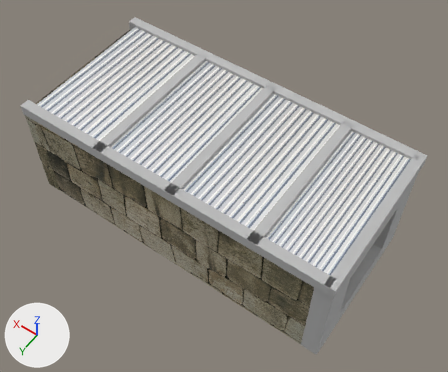
The OBJ model ProyectoFinal/Models/Capibaras/caseta/CasaDescanso.obj: old version first, new version second.
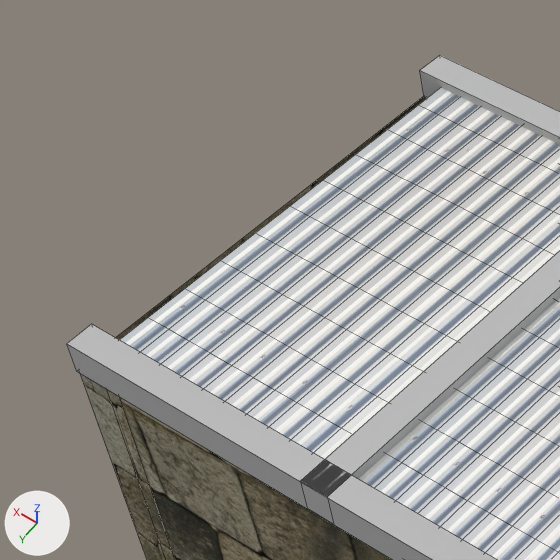
Each version appears first whole from a 50 mm lens placed at (-5.2, 16.72, 11.97), pointed at (-0.25, 9.79, 1.09), and next in a close-up on the part from 0% to 38% of the width and 0% to 46% of the height. Every picture has the same lights, and +X, +Y and +Z are marked at lower left. The close-ups show mesh edges as thin lines. Where no turn or scale is listed for an object, it has been applied to the vertices. Vertices at the same position are counted once.

The first close-up shows 'CasaDescanso'.
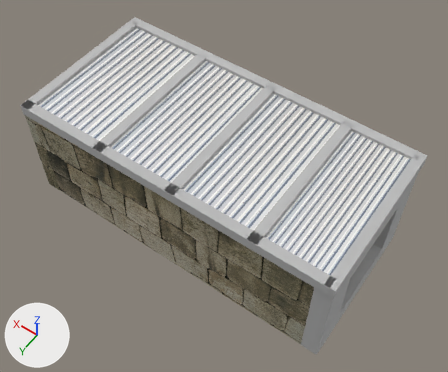
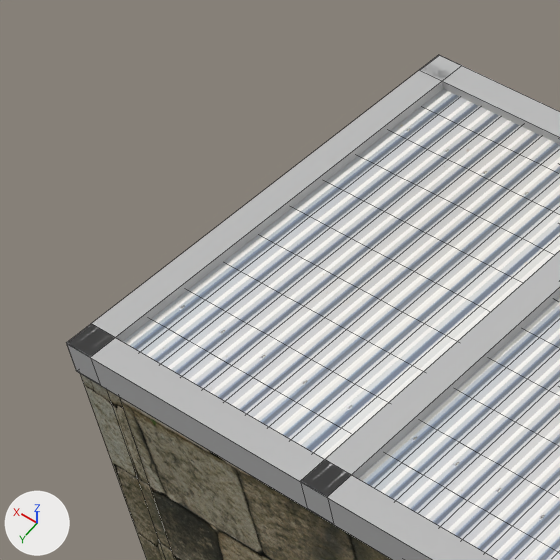
The change in detail:
me_casadescanso is used by ob_casadescanso; location (0.0, 0.0, 0.0).
me_casadescanso had 580 vertices, 461 faces and spanned x -3.79..3.82, y 7.82..11.53, z -0.07..2.64.
me_casadescanso now has 588 vertices, 467 faces and spans x -3.79..3.82, y 7.82..11.53, z -0.07..2.64.
me_casadescanso part 1: a new loose piece, a box spanning x 3.59..3.82, y 7.82..11.52, z 2.39..2.64, in mat_phong2sg (its picture is missing).

Boxes [x1, y1, x2, y2] around the edits, measured in the close-ups (560 x 560 px):
part 1 of me_casadescanso, added: after [67, 55, 461, 356]
